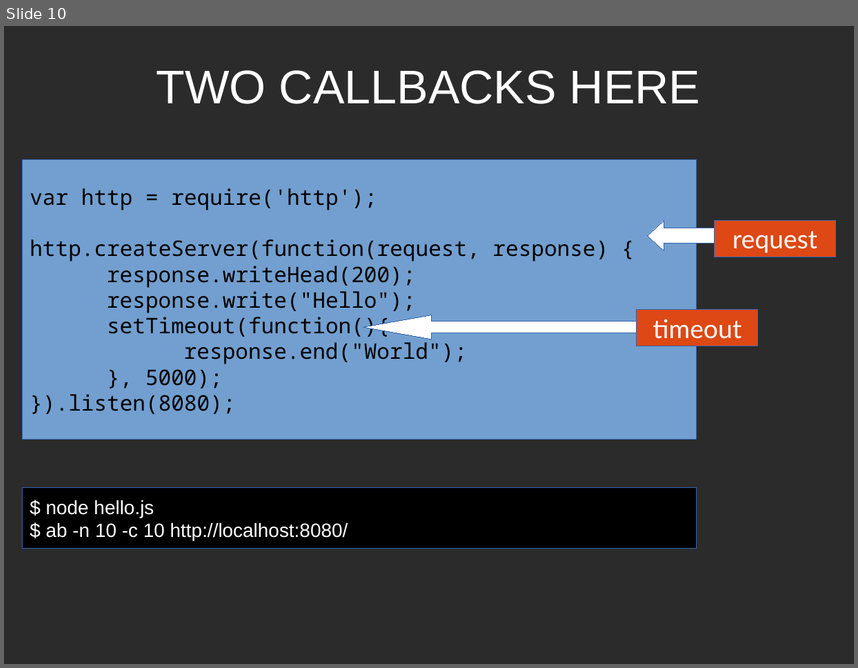
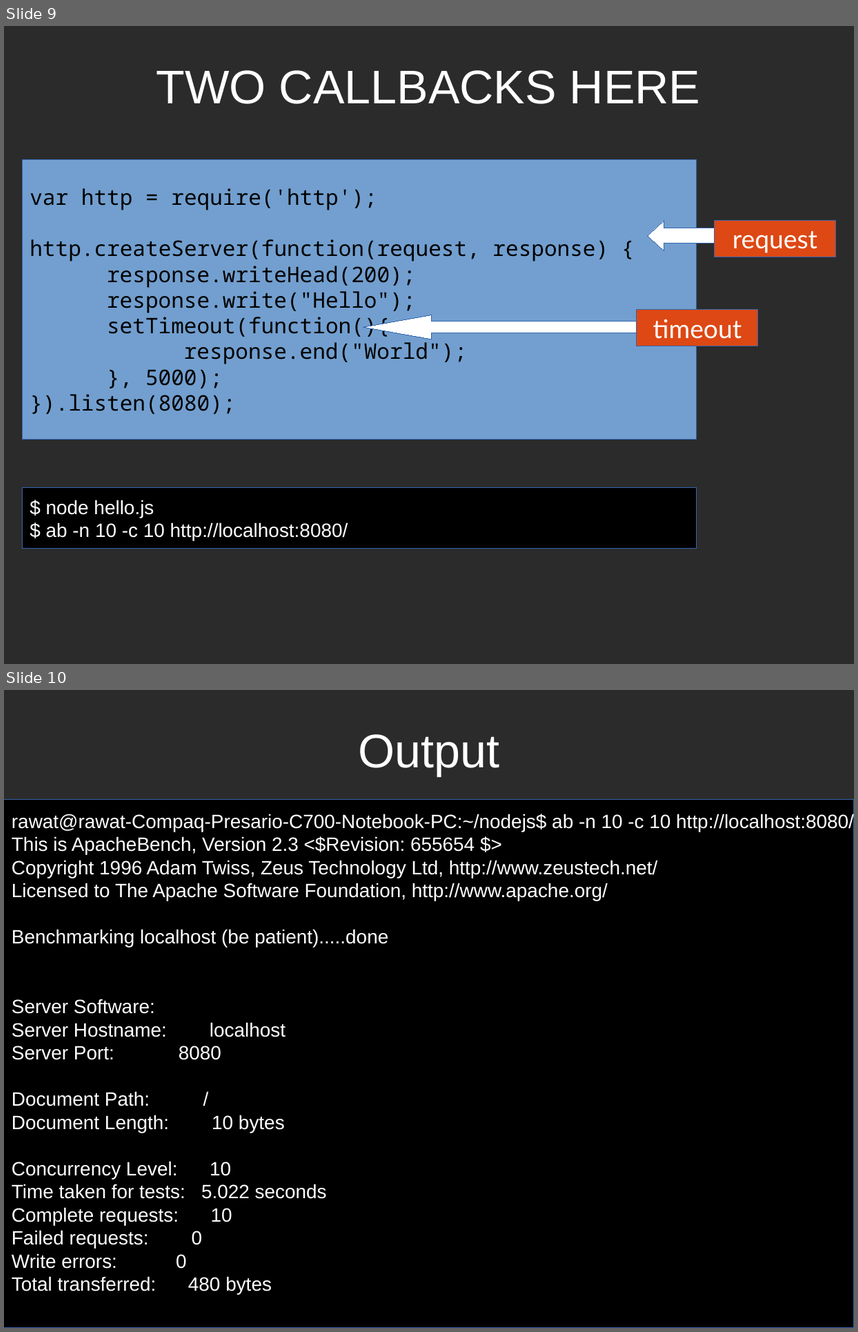
Before and after one commit to pkrawat1/nodejs, a slide deck: josh_talk.odp. Shown one above the other, each under a label of ours: slide 10 before the commit, slides 9 and 10 after it. The pictures are 858x668 and 858x1332 pixels, drawn with LibreOffice and Linux fonts; fonts in the diff are those of the drawing; background and template pictures are left out; a plain dark background stands for a picture behind light text. Boxes give left, top, right and bottom in pixels: in the first picture for what was removed or moved away, otherwise in the second. Text is boxed around its words. In the diff, an @@ line names an element or a change of style, - is before the commit and + after.

```diff
--- a/josh_talk.odp
+++ b/josh_talk.odp
@@ slide 10 added at box(4, 690, 854, 1328), background picture (left out) @@
@@ title added at box(358, 734, 499, 776), 44 pt, text #FFFFFF @@
+Output
@@ rectangle added at box(4, 800, 854, 1328), fill #000000, outline #3465AF 0 pt, 18 pt, text #FFFFFF @@
+rawat@rawat-Compaq-Presario-C700-Notebook-PC:~/nodejs$ ab -n 10 -c 10 http://localhost:8080/
+This is ApacheBench, Version 2.3 <$Revision: 655654 $>
+Copyright 1996 Adam Twiss, Zeus Technology Ltd, http://www.zeustech.net/
+Licensed to The Apache Software Foundation, http://www.apache.org/
+Benchmarking localhost (be patient).....done
+Server Software:
+Server Hostname: localhost
+Server Port: 8080
+Document Path: /
+Document Length: 10 bytes
+Concurrency Level: 10
+Time taken for tests: 5.022 seconds
+Complete requests: 10
+Failed requests: 0
+Write errors: 0
+Total transferred: 480 bytes
@@ what was slide 10 is now slide 9 @@
```
Also in this commit, not shown: 1 slide changed, 1 other slide added, 1 slide removed, 2 other files.
